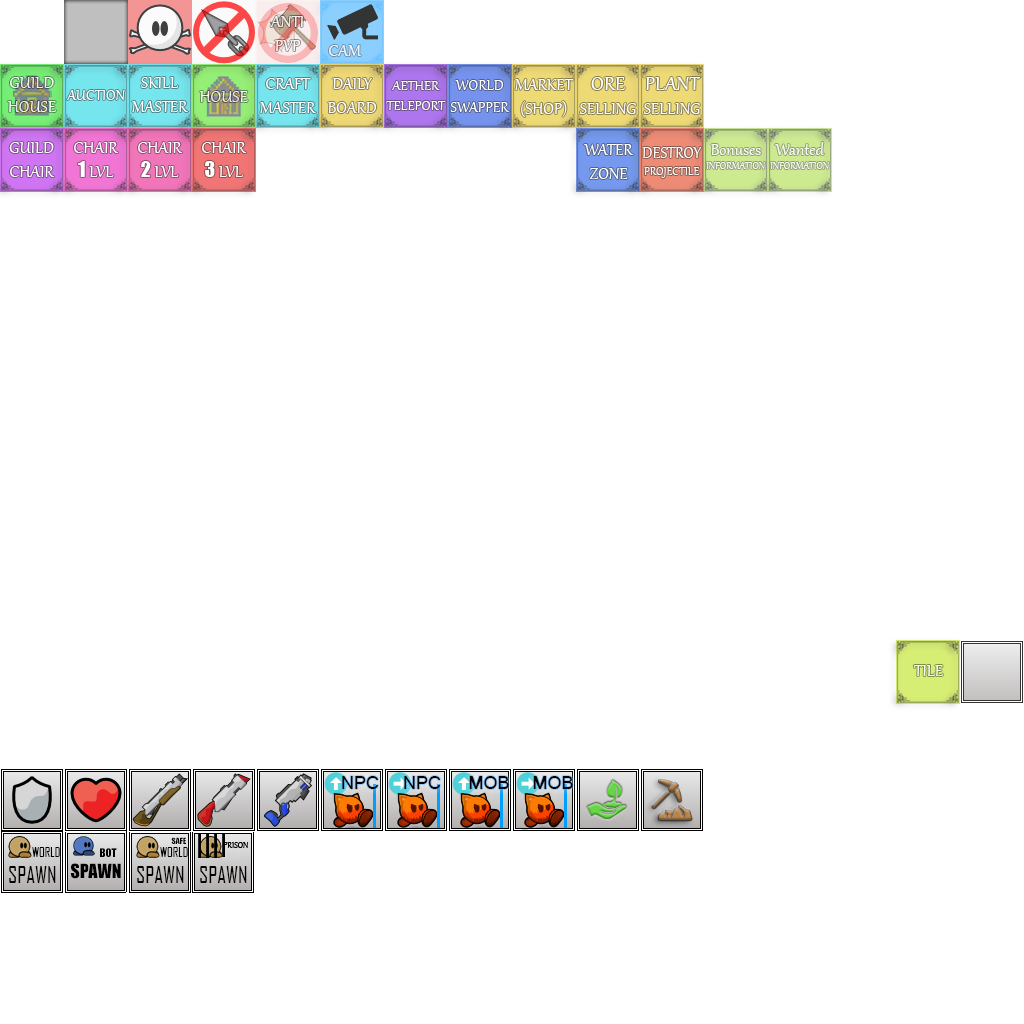
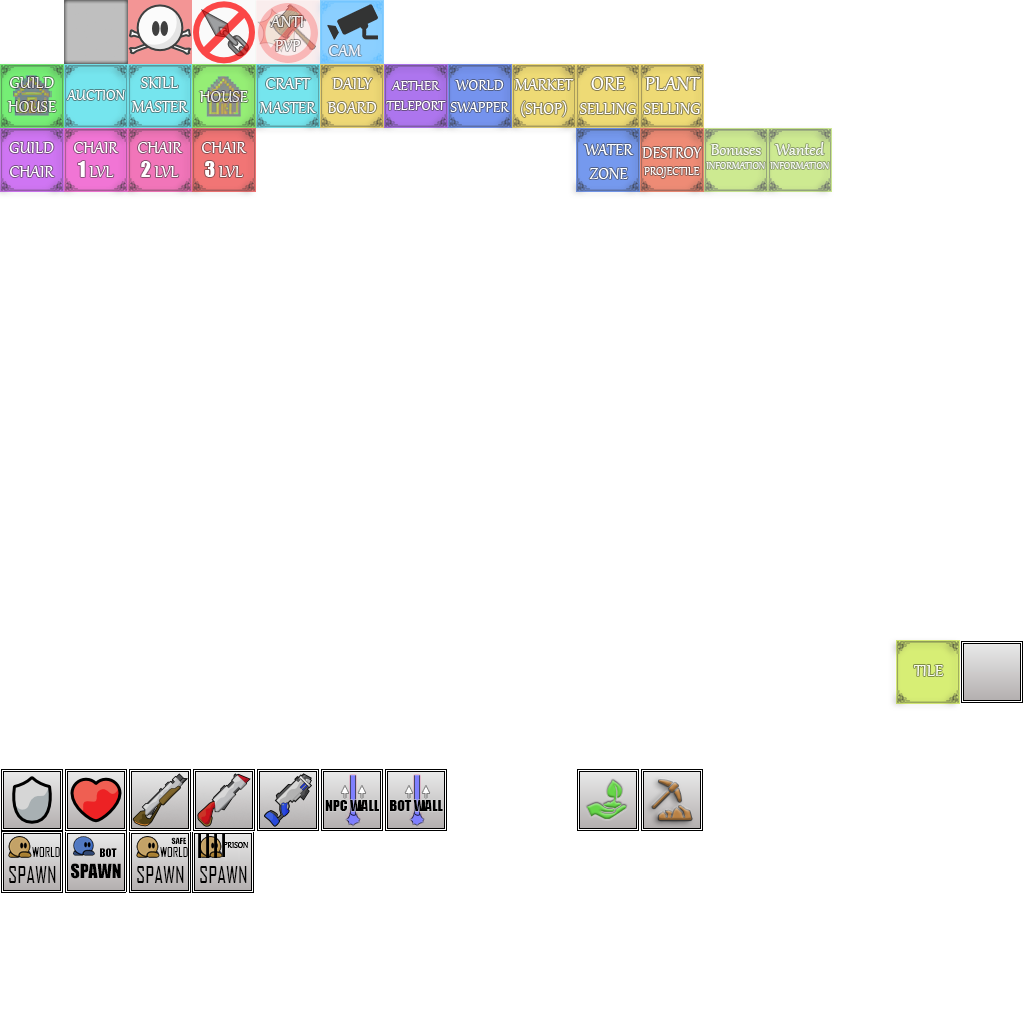
Layer changes from the first 1024×1024 image to the second:
moved "Guild house" above "House" over [58,64,64,128]
moved "House" above "Chairs" over [185,64,256,128]
added group "Chairs" with 1 layers above "Wanted Info" over [59,125,256,128]
moved "chairs" into group "Chairs" over [59,125,256,128]
added group "Empty tile" with 2 layers above "Bot Wall" over [961,641,962,703]
moved "Tile" into group "Empty tile" over [961,641,962,703]
added group "Bot Wall" with 5 layers above "Npc Wall" over [388,771,445,828]
added layer "BOT WALL" in group "Bot Wall" over [390,800,443,811]
added layer "Arrow" (1st of 4, in "Bot Wall") in group "Bot Wall" over [422,785,430,798]
added layer "Arrow" (2nd of 4, in "Bot Wall") in group "Bot Wall" over [405,785,413,798]
added layer "Wall" (1st of 2, in "Bot Wall") in group "Bot Wall" over [409,774,425,828]
added layer "Entity" (1st of 3, in "Bot Wall") in group "Bot Wall" over [388,771,445,828]
added group "Npc Wall" with 5 layers above "Entity" over [324,771,383,830]
added layer "NPC WALL" in group "Npc Wall" over [325,800,379,811]
added layer "Arrow" (3rd of 4, in "Npc Wall") in group "Npc Wall" over [358,785,366,798]
added layer "Arrow" (4th of 4, in "Npc Wall") in group "Npc Wall" over [341,785,349,798]
added layer "Wall" (2nd of 2, in "Npc Wall") in group "Npc Wall" over [345,774,361,828]
added layer "Entity" (2nd of 3, in "Npc Wall") in group "Npc Wall" over [324,771,383,830]
"Entity" (3rd of 3): opacity 80% → 100% over [961,641,1023,703]
painted on "Entities" over [324,769,576,831]
